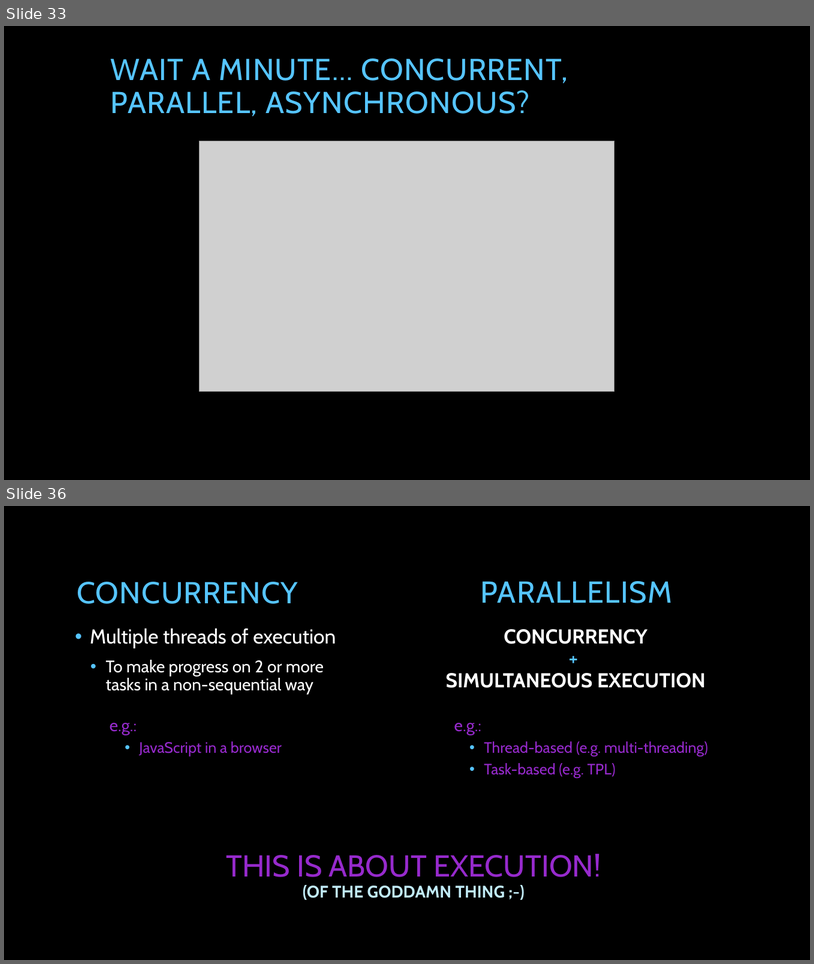
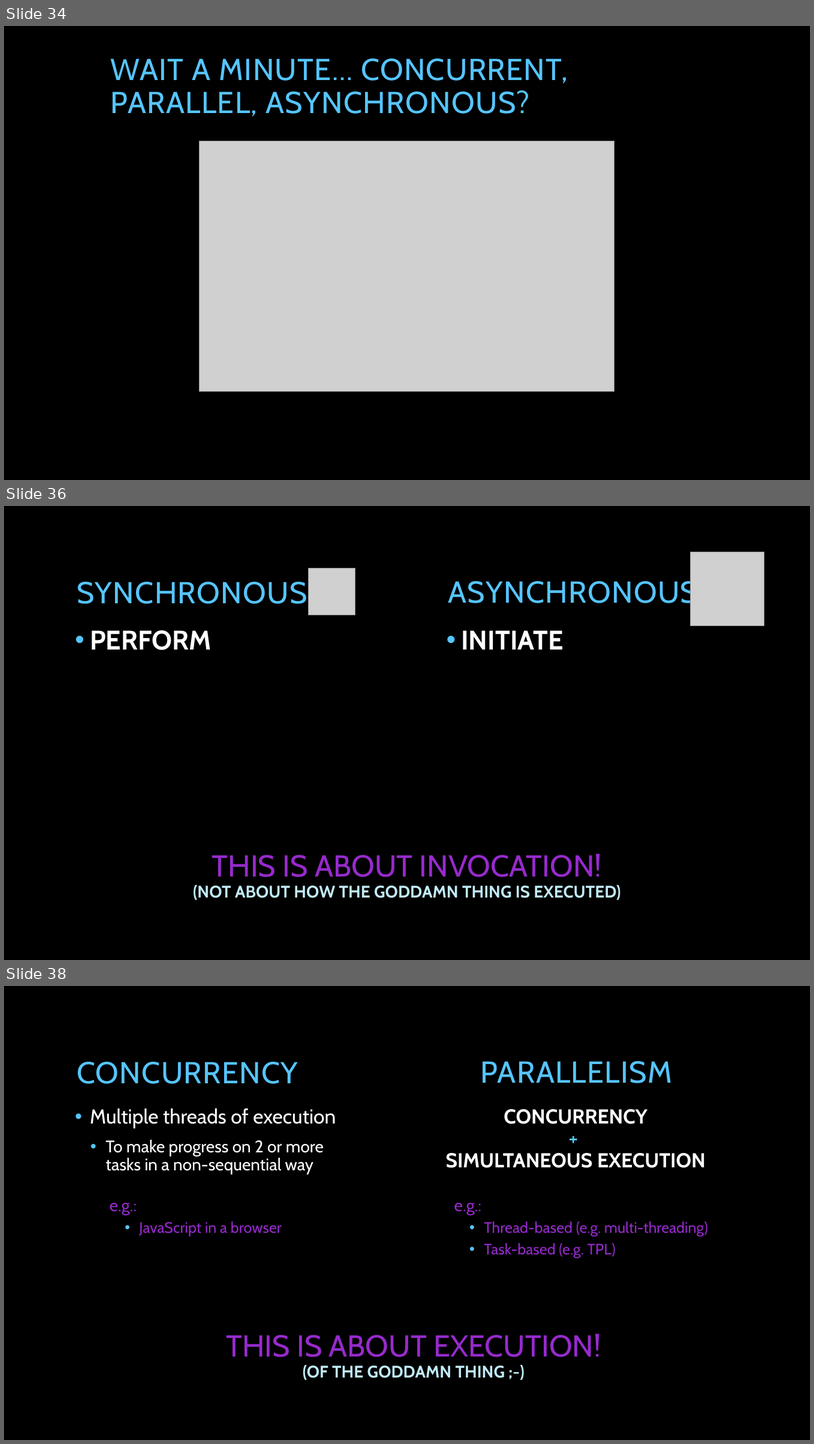
Before and after one commit to tpierrain/talk-AsyncAwait, a slide deck: AsyncAwait...ohWait.pptx. Shown one above the other, each under a label of ours: slides 33 and 36 before the commit, slides 34, 36 and 38 after it; the slides between them are not shown. The pictures are 814x964 and 814x1444 pixels, drawn with LibreOffice and Linux fonts; fonts in the diff are those of the drawing; grey boxes stand for pictures; background and template pictures are left out. Boxes give left, top, right and bottom in pixels: in the first picture for what was removed or moved away, otherwise in the second. Text is boxed around its words. In the diff, an @@ line names an element or a change of style, - is before the commit and + after.

```diff
--- a/AsyncAwait...ohWait.pptx
+++ b/AsyncAwait...ohWait.pptx
@@ slide 36 added at box(4, 506, 810, 960), background picture (left out) @@
@@ picture added at box(690, 552, 764, 626) @@
@@ picture added at box(309, 568, 356, 615) @@
@@ text added at box(448, 577, 698, 609), 36 pt, text #56C5FF @@
+ASYNCHRONOUS
@@ title added at box(77, 582, 308, 604), 36 pt, text #56C5FF @@
+SYNCHRONOUS
@@ text added at box(90, 630, 212, 650), 32 pt, text #FFFFFF, bold @@
+• PERFORM
@@ text added at box(461, 630, 563, 649), 32 pt, text #FFFFFF, bold @@
+• INITIATE
@@ text added at box(193, 853, 621, 900), 20 pt, text #C1EBF7, bold @@
+THIS IS ABOUT INVOCATION!
+(NOT ABOUT HOW THE GODDAMN THING IS EXECUTED)
@@ what was slide 33 is now slide 34 @@
@@ what was slide 36 is now slide 38 @@
```
Also in this commit, not shown: 7 slides changed, 10 other slides added, 2 slides removed.
